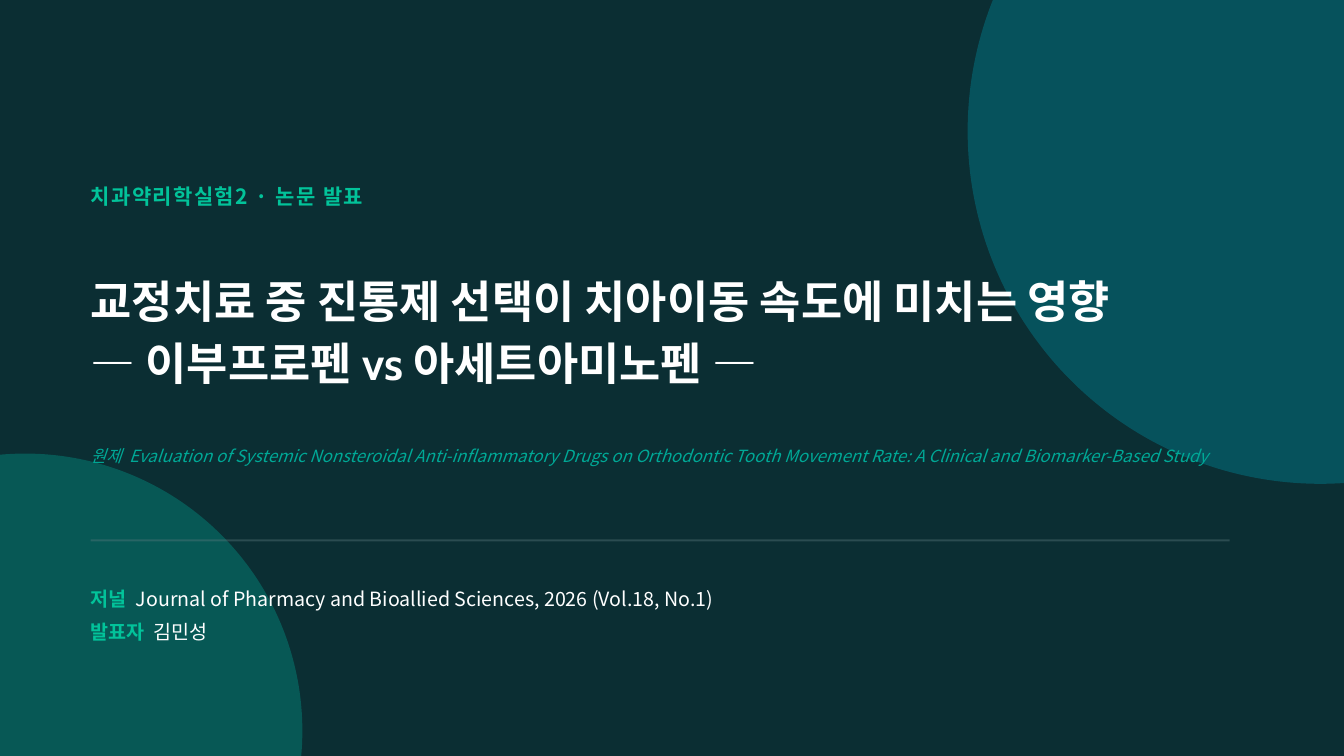
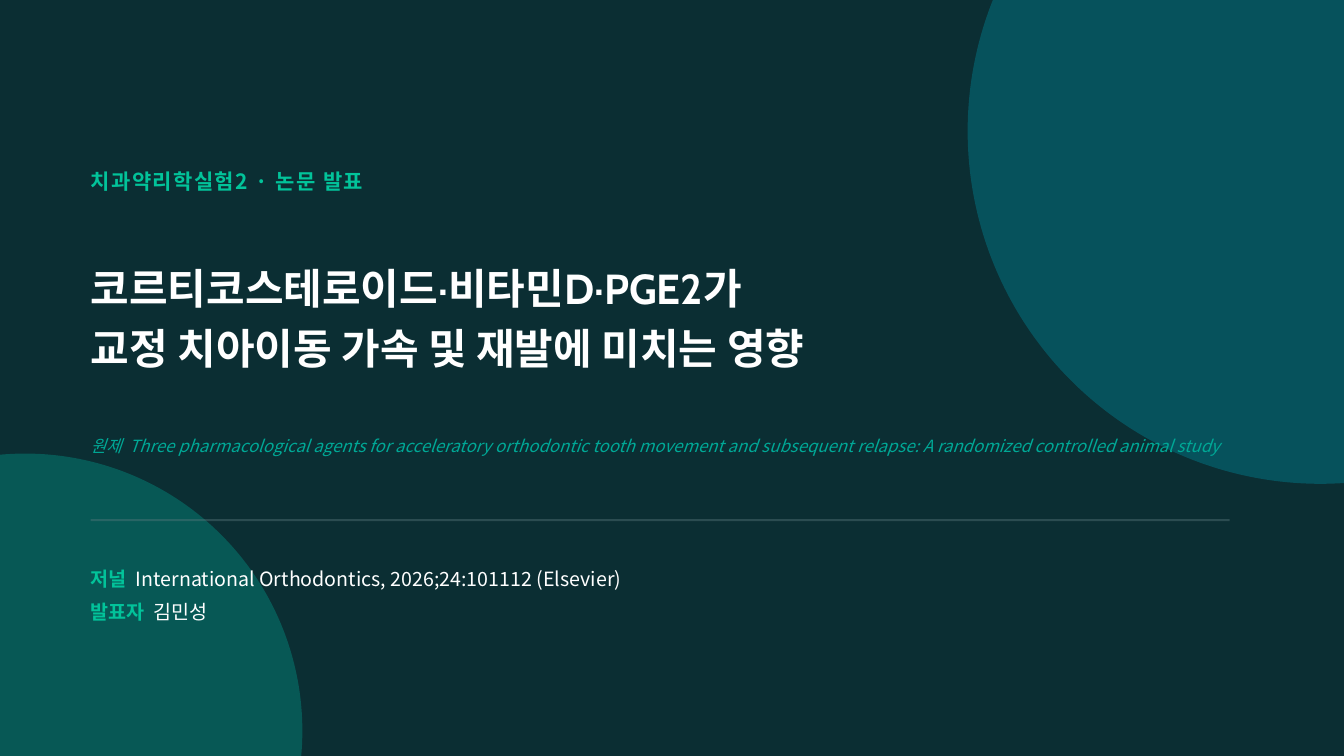
Before and after one commit to yojokem/-, a slide deck: slide 1 of 치과약리학실험2-논문발표/치과약리학실험2_논문발표.pptx. Drawn at 1344x756 pixels with LibreOffice and Linux fonts; fonts in the diff are those of the drawing. Boxes give left, top, right and bottom in pixels: in the first picture for what was removed or moved away, otherwise in the second. Text is boxed around its words. In the diff, an @@ line names an element or a change of style, - is before the commit and + after.

```diff
--- a/치과약리학실험2-논문발표/치과약리학실험2_논문발표.pptx
+++ b/치과약리학실험2-논문발표/치과약리학실험2_논문발표.pptx
@@ text "치과약리학실험2 · 논문 발표": place and size @@
-text "치과약리학실험2 · 논문 발표" at [91, 186, 363, 206]
+text "치과약리학실험2 · 논문 발표" at [91, 171, 363, 191]
@@ text at [91, 268, 804, 368]: text changed; size 32 to 30 pt @@
-교정치료 중 진통제 선택이 치아이동 속도에 미치는 영향
-— 이부프로펜 vs 아세트아미노펜 —
+코르티코스테로이드·비타민D·PGE2가
+교정 치아이동 가속 및 재발에 미치는 영향
@@ text at [91, 434, 1220, 458]: text changed @@
-원제 Evaluation of Systemic Nonsteroidal Anti-inflammatory Drugs on Orthodontic Tooth Movement Rate: A Clinical and Biomarker-Based Study
+원제 Three pharmacological agents for acceleratory orthodontic tooth movement and subsequent relapse: A randomized controlled animal study
@@ rectangle: place and size @@
-rectangle at [91, 539, 1230, 541]
+rectangle at [91, 519, 1230, 521]
@@ text at [91, 565, 622, 621]: text changed @@
-저널 Journal of Pharmacy and Bioallied Sciences, 2026 (Vol.18, No.1)
-발표자 김민성
+저널 International Orthodontics, 2026;24:101112 (Elsevier)
+발표자 김민성
```
Also in this commit, not shown: 4 other slides changed, 5 slides added, 5 slides removed, 1 other file.
